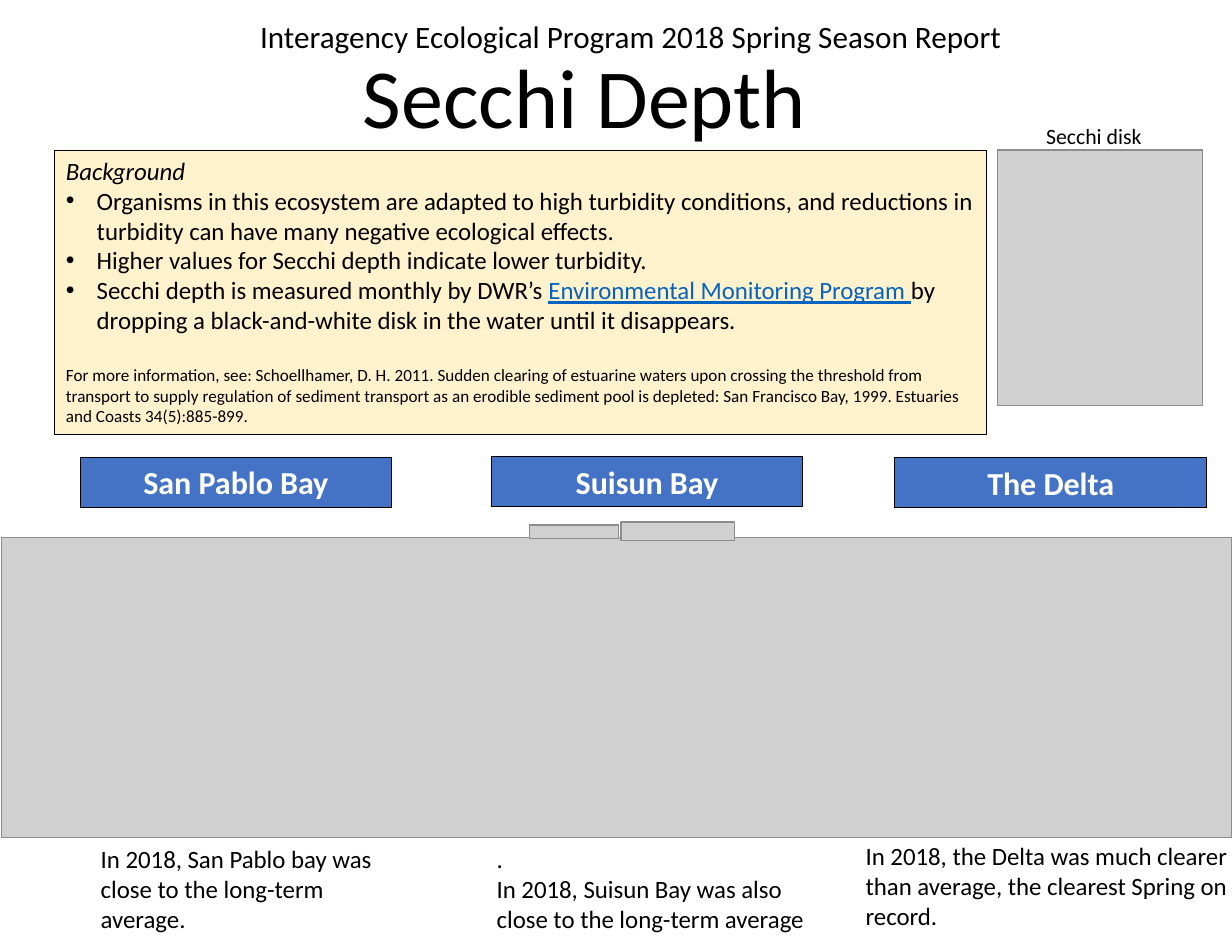
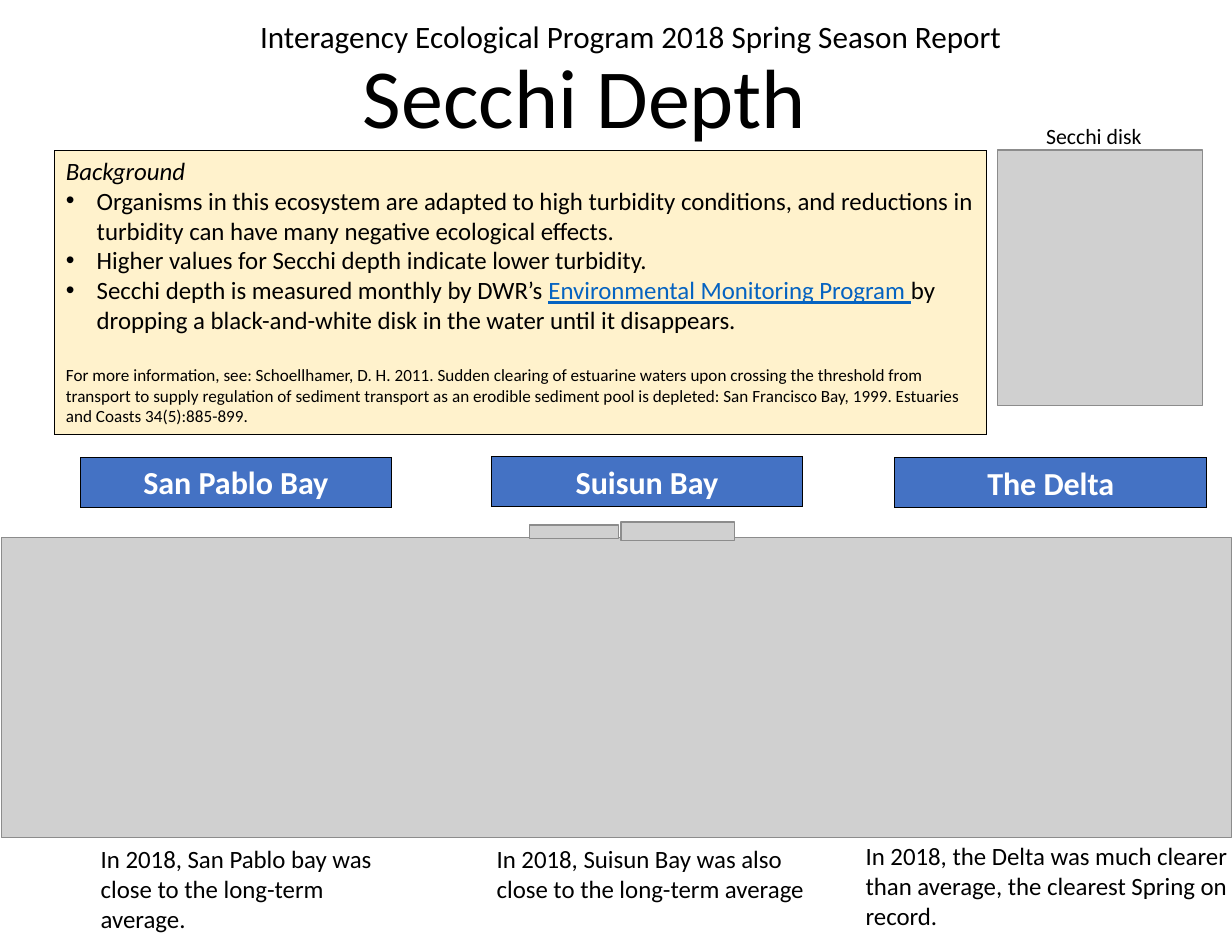
Before and after one commit to InteragencyEcologicalProgram/Status-and-Trends, a slide deck: slide 2 of spring_report/SeasonalMonitoring Spring 2018 14APR2020.pptx. Drawn at 1232x952 pixels with LibreOffice and Linux fonts; fonts in the diff are those of the drawing; grey boxes stand for pictures. Boxes give left, top, right and bottom in pixels: in the first picture for what was removed or moved away, otherwise in the second. Text is boxed around its words. In the diff, an @@ line names an element or a change of style, - is before the commit and + after.

```diff
--- a/spring_report/SeasonalMonitoring Spring 2018 14APR2020.pptx
+++ b/spring_report/SeasonalMonitoring Spring 2018 14APR2020.pptx
@@ text at [497, 850, 804, 903]: paragraph removed @@
-.
```
Also in this commit, not shown: 3 other slides changed, 10 other files.
